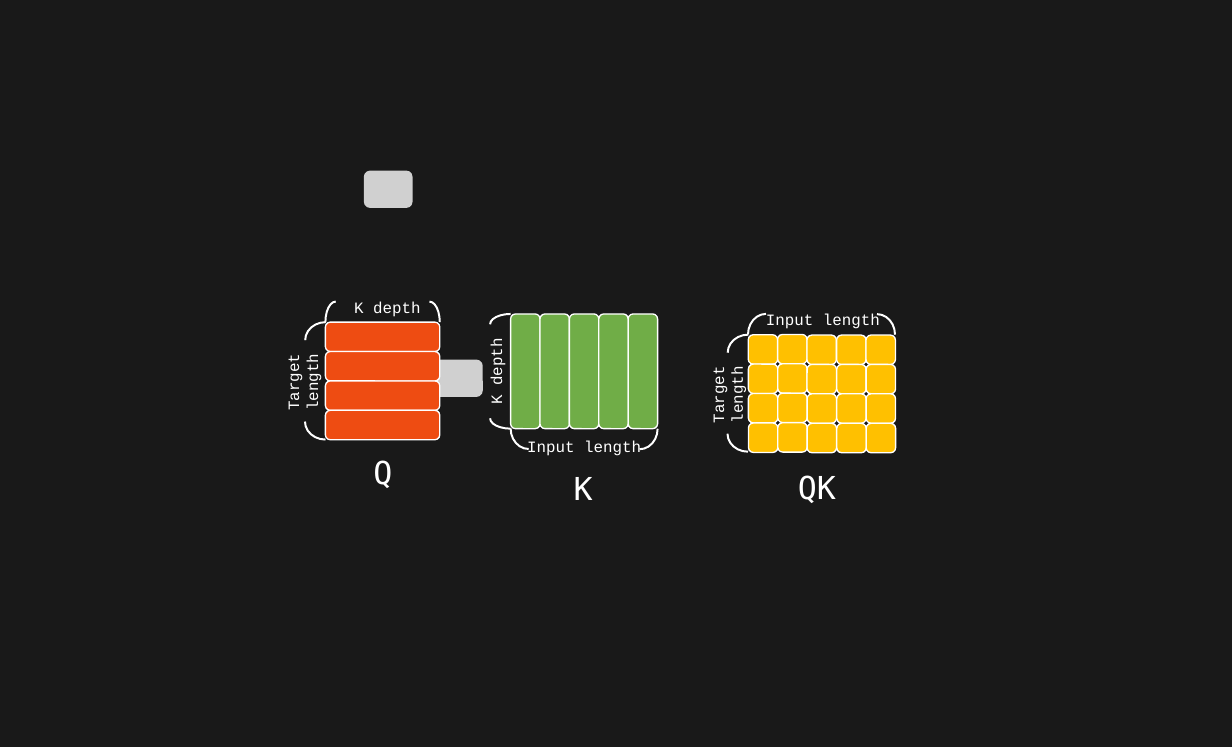
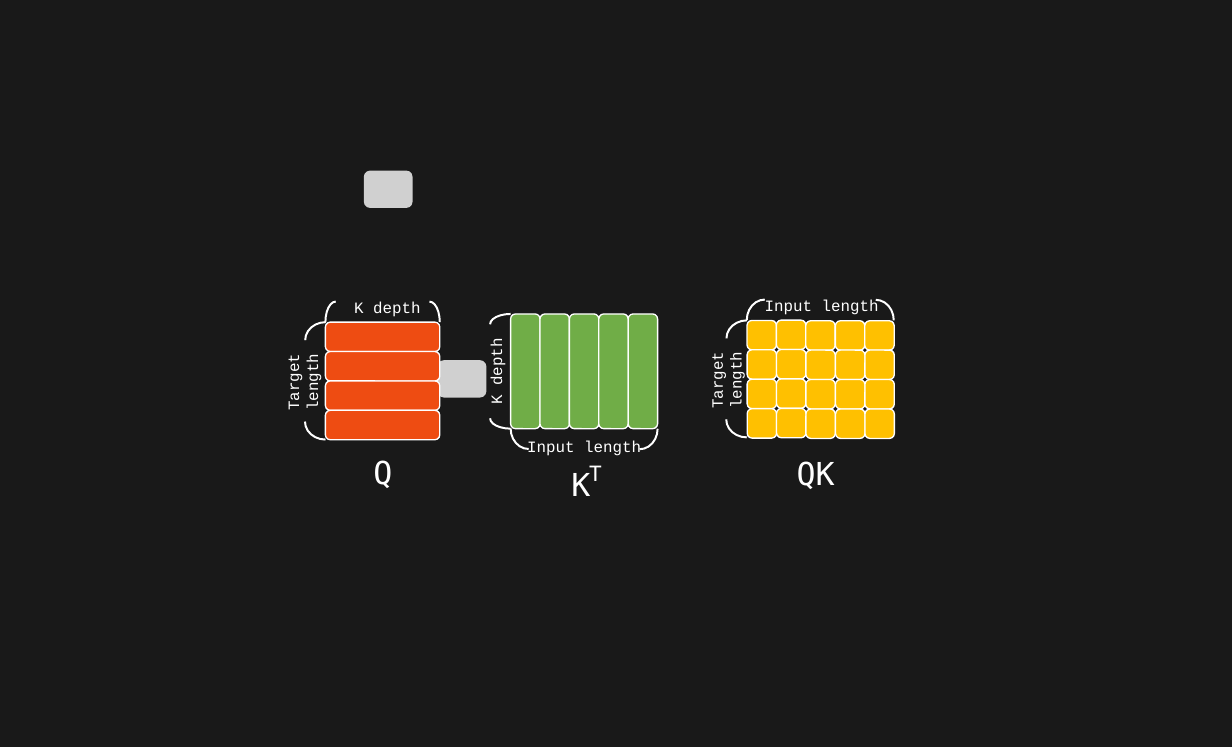
Before and after one commit to toonnyy8/PPT, a slide deck: slide 29 of Attention-is-all-you-need/image.pptx (slide 28 before the commit). Drawn at 1232x747 pixels with LibreOffice and Linux fonts; fonts in the diff are those of the drawing; grey boxes stand for pictures. Boxes give left, top, right and bottom in pixels: in the first picture for what was removed or moved away, otherwise in the second. Text is boxed around its words. In the diff, an @@ line names an element or a change of style, - is before the commit and + after.

```diff
--- a/Attention-is-all-you-need/image.pptx
+++ b/Attention-is-all-you-need/image.pptx
@@ 22 rounded rectangles, 4 arc (boxed as its full ellipse)s, 1 text: place and size @@
-22 rounded rectangles, 4 arc (boxed as its full ellipse)s, 1 text at box(713, 304, 896, 503)
+22 rounded rectangles, 4 arc (boxed as its full ellipse)s, 1 text at box(712, 290, 894, 489)
@@ picture: place and size @@
-picture at box(434, 359, 483, 397)
+picture at box(438, 360, 487, 397)
@@ text "K": place and size @@
-text "K" at box(574, 477, 593, 500)
+text "K" at box(571, 473, 590, 496)
@@ text added at box(589, 465, 602, 481), 32 pt, text #FFFFFF @@
+T
```
Also in this commit, not shown: 1 other slide changed, 1 slide added, 5 other files.
